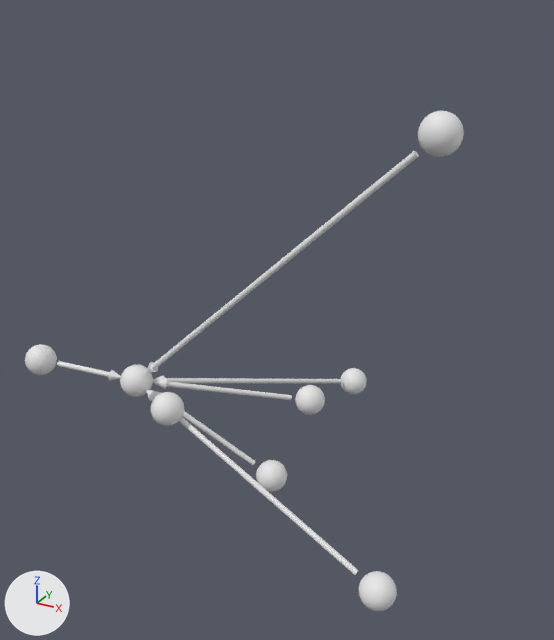
A saved change to the OBJ model 资本的生产过程/价值形式理论/价值形式/datas_graphs_generated/general.obj.
Both versions are drawn from a 50 mm lens placed at (13.1, -25.7, 10.1), pointed at (-0.1, -1.7, -1.9). Every picture has the same lights, and +X, +Y and +Z are marked at lower left. The picture after the commit comes second. Where no turn or scale is listed for an object, it has been applied to the vertices.

Script lines for the objects in view, before the commit:
```python
me_general = bpy.data.meshes.new('general')
me_general.from_pydata(...)  # 7793 vertices, 14161 faces; spans x -8.6..7.5, y -8.2..4.0, z -8.2..7.0
ob_general = bpy.data.objects.new('general', me_general)
ob_general.location = (0.0, 0.0, 0.0)
```
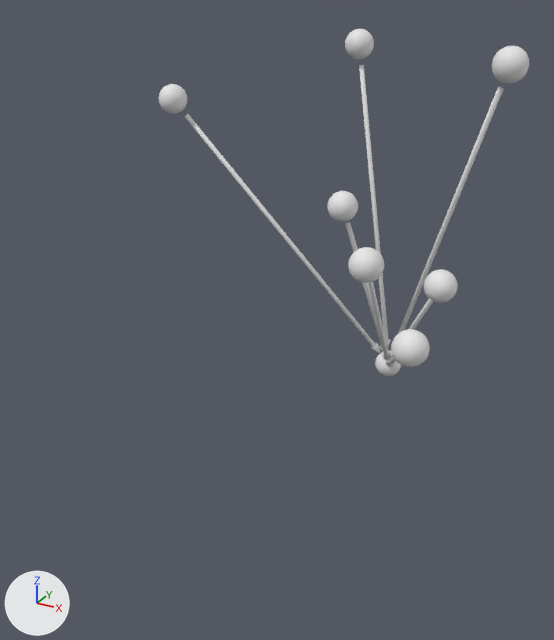
Where the change shows, as pixel boxes [x1, y1, x2, y2] in the pictures (554 x 640 px; the box of a moved part takes in the faces that stretch with it):
'general', reshaped (16% narrower, 31% shorter)
    before: [25, 111, 464, 611]
    after: [159, 29, 529, 376]
part 1 of me_general, moved or reshaped
    before: [146, 362, 158, 373]
    after: [386, 339, 391, 349]
part 2 of me_general, moved or reshaped
    before: [153, 375, 165, 382]
    after: [382, 352, 391, 360]
part 3 of me_general, moved or reshaped
    before: [108, 370, 121, 380]
    after: [371, 343, 381, 354]
part 4 of me_general, moved or reshaped
    before: [146, 389, 158, 401]
    after: [385, 358, 394, 367]
part 5 of me_general, moved or reshaped (not visible afterwards)
    before: [153, 379, 167, 389]
part 6 of me_general, moved or reshaped
    before: [151, 151, 419, 369]
    after: [359, 65, 388, 341]
part 7 of me_general, moved or reshaped
    before: [165, 378, 341, 383]
    after: [367, 282, 389, 358]
part 8 of me_general, moved or reshaped
    before: [183, 411, 256, 465]
    after: [398, 87, 504, 333]
part 9 of me_general, moved or reshaped
    before: [57, 361, 109, 377]
    after: [185, 114, 376, 347]
part 10 of me_general, moved or reshaped
    before: [151, 394, 156, 399]
    after: [388, 357, 396, 364]
part 11 of me_general, moved or reshaped (mostly hidden afterwards)
    before: [166, 381, 292, 400]
    after: [392, 299, 433, 357]
part 12 of me_general, moved or reshaped
    before: [179, 417, 359, 575]
    after: [345, 222, 382, 347]
part 13 of me_general, moved or reshaped
    before: [418, 111, 464, 157]
    after: [345, 29, 374, 59]
part 14 of me_general, moved or reshaped
    before: [341, 368, 367, 394]
    after: [348, 247, 384, 283]
part 15 of me_general, moved or reshaped
    before: [256, 460, 287, 492]
    after: [492, 46, 529, 84]
part 16 of me_general, moved or reshaped
    before: [25, 344, 57, 375]
    after: [159, 84, 187, 114]
part 17 of me_general, moved or reshaped
    before: [151, 392, 184, 426]
    after: [391, 329, 430, 367]
part 18 of me_general, moved or reshaped
    before: [295, 385, 325, 415]
    after: [424, 269, 458, 303]
part 19 of me_general, moved or reshaped
    before: [120, 365, 153, 397]
    after: [375, 350, 401, 376]
part 20 of me_general, moved or reshaped
    before: [359, 571, 397, 611]
    after: [327, 191, 358, 222]

What changed in the scene script:
```text
Change me_general:
    remove me_general.from_pydata(...)  # 7793 vertices, 14161 faces; spans x -8.6..7.5, y -8.2..4.0, z -8.2..7.0
    add me_general.from_pydata(...)  # 7793 vertices, 14161 faces; spans x -7.3..7.6, y -4.9..6.4, z -6.7..8.3
    me_general part 1: the loose piece of 51 vertices spanning x -3.2..-2.7, y -6.2..-5.8, z -3.1..-2.6 is multiplied about its middle by the matrix ((-0.797, -0.101, 0.595), (0.143, -0.99, 0.023), (0.587, 0.103, 0.803)), then moved by (5.1, 10.7, -2.3)
    me_general part 2: the loose piece of 51 vertices spanning x -3.4..-3.0, y -5.5..-5.0, z -4.0..-3.6 is multiplied about its middle by the matrix ((-0.732, 0.362, -0.577), (-0.672, -0.244, 0.699), (0.112, 0.9, 0.422)), then moved by (5.6, 9.2, -1.6)
    me_general part 3: the loose piece of 51 vertices spanning x -4.8..-4.3, y -6.3..-5.9, z -3.7..-3.3 is multiplied about its middle by the matrix ((0.629, -0.146, 0.763), (0.105, 0.989, 0.103), (-0.77, 0.015, 0.638)), then moved by (6.3, 10.6, -1.9)
    me_general part 4: the loose piece of 51 vertices spanning x -3.1..-2.6, y -6.5..-6.2, z -3.9..-3.5 is multiplied about its middle by the matrix ((0.48, 0.667, -0.569), (-0.527, 0.738, 0.421), (0.701, 0.098, 0.706)), then moved by (5.4, 10.3, -2.0)
    me_general part 5: the loose piece of 51 vertices spanning x -3.2..-2.8, y -5.6..-5.1, z -4.0..-3.6 is multiplied about its middle by the matrix ((-0.296, 0.614, -0.732), (-0.836, 0.204, 0.509), (0.462, 0.762, 0.453)), then moved by (5.7, 9.5, -1.6)
    me_general part 6: the loose piece of 100 vertices spanning x -3.1..6.4, y -6.1..-5.3, z -3.0..5.9 is multiplied about its middle by the matrix ((-0.699, -0.419, 0.519), (0.358, -0.87, -0.22), (0.563, 0.033, 0.785)), then moved by (-0.6, 10.9, -0.6)
    me_general part 7: the loose piece of 100 vertices spanning x -3.4..0.9, y -5.3..2.7, z -6.6..-3.7 is multiplied about its middle by the matrix ((-0.796, 0.522, -0.185), (-0.399, -0.316, 0.826), (0.384, 0.754, 0.474)), then moved by (4.4, 2.2, 2.8)
    me_general part 8: the loose piece of 100 vertices spanning x -3.1..0.5, y -5.8..-4.3, z -6.9..-3.9 is multiplied about its middle by the matrix ((0.035, 0.615, -1.152), (-0.468, 0.707, 0.776), (2.155, 0.854, -1.258)), then moved by (6.0, 8.2, 6.2)
    me_general part 9: the loose piece of 100 vertices spanning x -7.1..-4.5, y -6.5..-6.0, z -3.6..-3.4 is multiplied about its middle by the matrix ((3.083, 0.015, 0.687), (0.994, 1.062, 0.249), (-3.9, -0.453, 0.686)), then moved by (3.6, 9.3, 3.2)
    me_general part 10: the loose piece of 100 vertices spanning x -2.9..-2.6, y -6.4..-6.2, z -3.8..-3.6 is multiplied about its middle by the matrix ((11.367, -2.83, -2.459), (-25.391, 8.903, 5.665), (15.76, -5.265, -2.328)), then moved by (7.0, 6.5, 0.4)
    me_general part 11: the loose piece of 100 vertices spanning x -3.2..0.7, y -5.5..-1.7, z -5.3..-3.6 is multiplied about its middle by the matrix ((-0.474, 0.993, -0.654), (-0.885, 0.175, 0.908), (0.793, 0.789, 0.621)), then moved by (5.3, 5.9, 1.4)
    me_general part 12: the loose piece of 100 vertices spanning x -2.9..6.1, y -7.6..-6.0, z -7.4..-3.7 is multiplied about its middle by the matrix ((0.097, 0.699, 0.226), (-0.068, -0.218, 0.705), (0.731, -0.113, 0.036)), then moved by (0.2, 9.8, 3.5)
    me_general part 13: the loose piece of 842 vertices spanning x 6.3..7.5, y -6.0..-4.8, z 5.8..7.0 is moved by (-7.2, 11.2, 1.4)
    me_general part 14: the loose piece of 842 vertices spanning x 0.5..1.7, y 2.8..4.0, z -7.3..-6.1 is moved by (2.9, -6.3, 8.1)
    me_general part 15: the loose piece of 842 vertices spanning x 0.5..1.6, y -4.7..-3.5, z -7.9..-6.7 is moved by (6.0, 5.7, 14.9)
    me_general part 16: the loose piece of 842 vertices spanning x -8.6..-7.4, y -7.1..-5.9, z -4.1..-2.9 is moved by (1.2, 7.9, 9.1)
    me_general part 17: the loose piece of 842 vertices spanning x -2.4..-1.2, y -7.2..-6.0, z -4.5..-3.3 is moved by (8.1, 2.3, 3.3)
    me_general part 18: the loose piece of 842 vertices spanning x 0.6..1.8, y -1.8..-0.6, z -6.0..-4.8 is moved by (4.6, 1.0, 5.5)
    me_general part 19: the loose piece of 842 vertices spanning x -4.3..-3.1, y -6.6..-5.4, z -4.1..-2.9 is moved by (6.0, 10.7, -2.6)
    me_general part 20: the loose piece of 842 vertices spanning x 6.2..7.4, y -8.2..-7.0, z -8.2..-7.0 is moved by (-5.6, 8.9, 9.6)
    other edits to the shape of me_general do not show in these pictures
```
